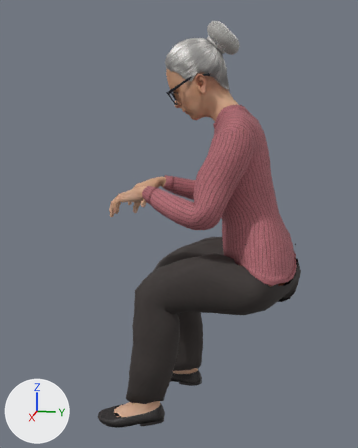
An edit to the glTF model assets/props/people-grace-sit-laptop.glb, drawn before and after from the same camera.
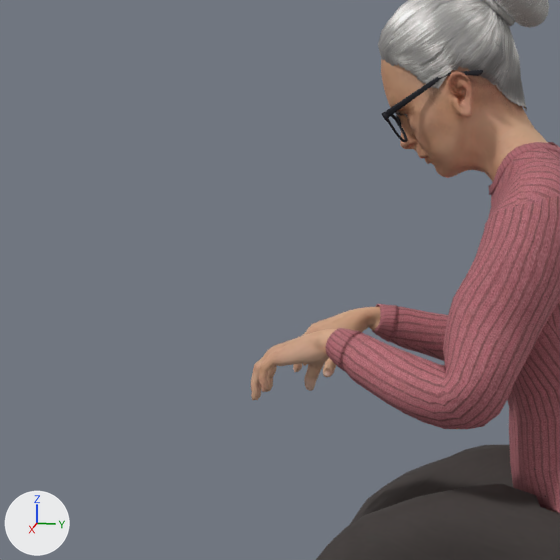
Old and new are each drawn whole from a 50 mm lens placed at (1.578, 0.353, 0.078), pointed at (0.0, 0.037, -0.317) and again close up on the part from 0% to 68% of the width and 10% to 64% of the height. Arrows for +X, +Y and +Z are at lower left; the lights stay in place. The older version's two pictures come first. Vertices at exactly the same position are counted once.

Objects in the first close-up: 'people-grace-sit-laptop'.
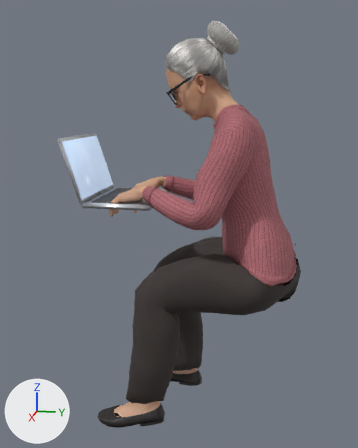
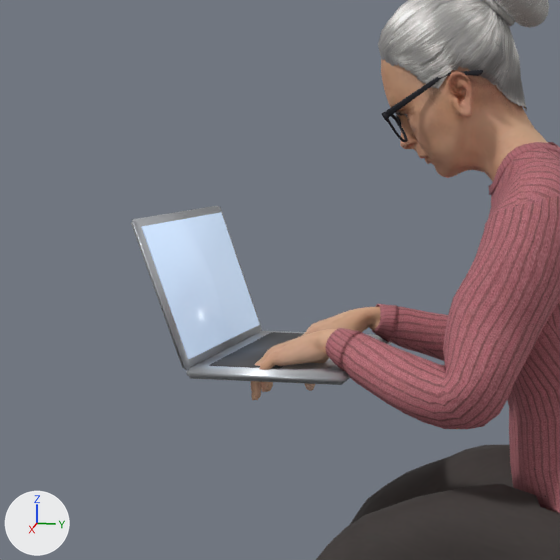
The newer file is also turned or shifted as a whole; pictures and numbers use the older file's frame.

Where the change shows, as pixel boxes (x1, y1, x2, y2) in the close-ups (560 x 560 px):
'people-grace-sit-laptop', reshaped
    before: (251, 0, 560, 560)
    after: (131, 0, 560, 560)
part 1 of me_base_001, added
    after: (209, 332, 304, 369)
part 2 of me_base_001, added
    after: (186, 331, 392, 385)
part 3 of me_base_001, added
    after: (131, 206, 262, 370)
part 4 of me_base_001, added
    after: (141, 212, 260, 359)

Patch to the scene script:
```diff
--- a/assets/props/people-grace-sit-laptop.glb.py
+++ b/assets/props/people-grace-sit-laptop.glb.py
@@ me_base_001 @@
 # verts and faces of me_base_001; kept vertices keep their numbers, new ones are numbered from 26303
-me_base_001.from_pydata(...)  # 26303 vertices, 49921 faces; spans x -0.24..0.24, y -0.222..0.441, z -0.993..0.314
+me_base_001.from_pydata(...)  # 26390 vertices, 50075 faces; spans x -0.24..0.24, y -0.308..0.441, z -0.993..0.314
+# me_base_001 part 1: a new loose piece, a box spanning x -0.135..0.135, y -0.2152..-0.1152, z -0.2277..-0.2257, in mat_held_laptop_keys (dark grey #424245)
+# me_base_001 part 2: a new loose piece of 32 vertices spanning x -0.16..0.16, y -0.24..-0.02, z -0.241..-0.227, in mat_held_laptop (light grey #cbced3)
+# me_base_001 part 3: a new loose piece of 32 vertices spanning x -0.16..0.16, y -0.308..-0.237, z -0.23..-0.029, in mat_held_laptop (light grey #cbced3)
+# me_base_001 part 4
+verts[26303] = (-0.148, -0.24, -0.217)  # pixel (258, 324)
+verts[26304] = (-0.148, -0.298, -0.04)  # pixel (220, 212)
+verts[26305] = (-0.148, -0.296, -0.039)  # pixel (221, 212)
+verts[26306] = (-0.148, -0.238, -0.216)  # pixel (259, 324)
+for new, old in zip([*range(26307, 26311)], [*range(26303, 26307)]): verts[new] = verts[old] + (0.296, 0.0, 0.0)
+faces += [(26303, 26304, 26305), (26303, 26305, 26306), (26303, 26307, 26304), (26303, 26306, 26307), (26304, 26307, 26308), (26304, 26308, 26309)]  # mat_held_laptop_screen (greyish blue #a2b3c8, glowing greyish blue #9eafc5)
+faces += [(26304, 26309, 26305), (26305, 26309, 26306), (26306, 26309, 26310), (26308, 26310, 26309), (26306, 26310, 26307), (26307, 26310, 26308)]  # mat_held_laptop_screen (greyish blue #a2b3c8, glowing greyish blue #9eafc5)
+# other edits to the shape of me_base_001 do not show in these pictures
 me_base_001.materials.append(mat_human_body)
@@ me_base_001 @@
 me_base_001.materials.append(mat_human_toigo_wool_pants)
+me_base_001.materials.append(mat_held_laptop)  # light grey #cbced3
+me_base_001.materials.append(mat_held_laptop_keys)  # dark grey #424245
+me_base_001.materials.append(mat_held_laptop_screen)  # greyish blue #a2b3c8, glowing greyish blue #9eafc5
```
